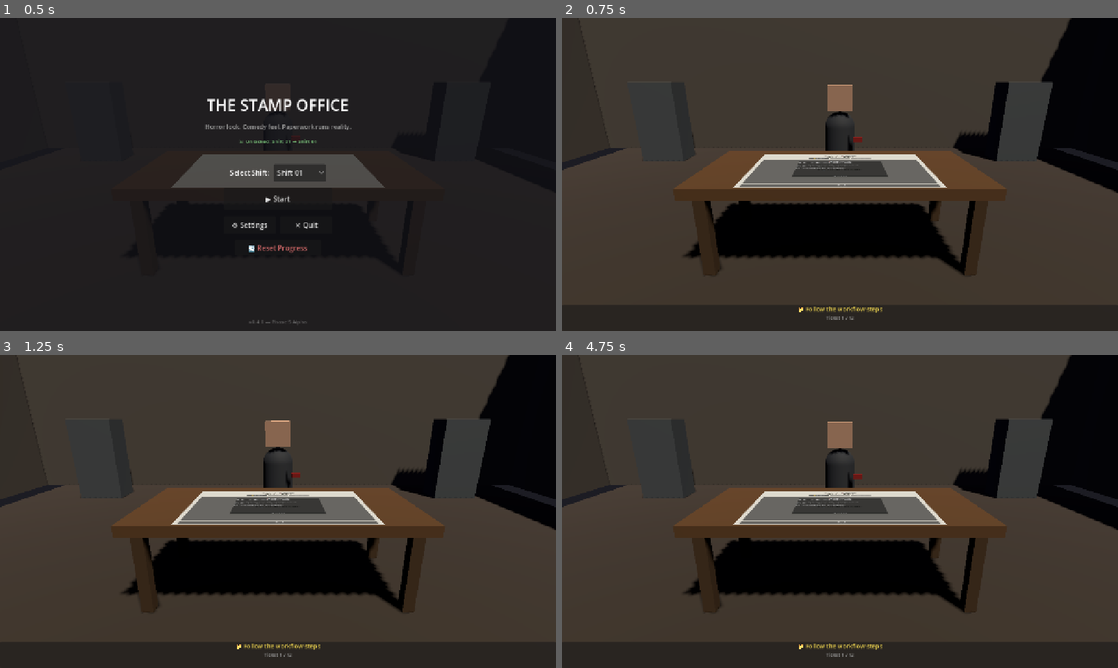
Above: before the commit, frames 1-4 (two rows, left to right).
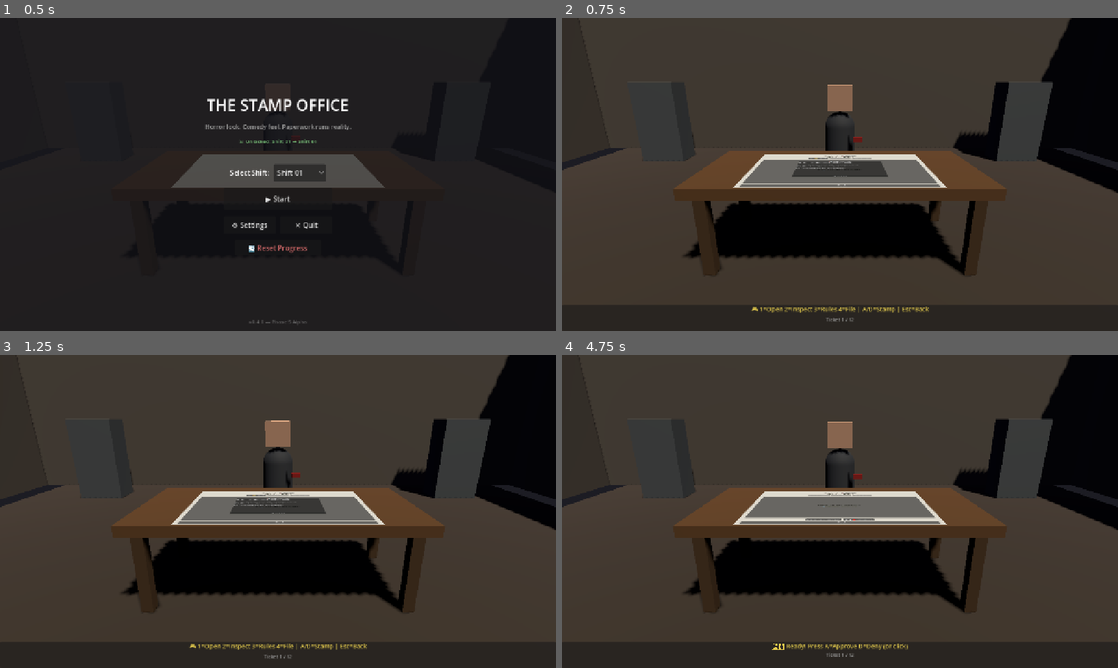
Above: after the commit, the same moments.

Repository: ThanhNguyxn/the-stamp-office
Game: Godot game, scene res://scenes/Main.tscn
The game is run twice, just before and just after one commit, with the same random seed, the same clock (stepped at 60 frames per second) and the same inputs.
Inputs (mouse positions are in pixels of both pictures, inside the frame that each line leads up to):
- Up to frame 1 (0.5 s): no input
- Up to frame 2 (0.75 s): click "▶ Start" at 0.5 s
- Up to frame 3 (1.25 s): no input
- Up to frame 4 (4.75 s): tap Enter at 1.25, 1.35, 2.75 s; move the mouse to (962, 495) at 1.27 s; hold D 1.28-2.03 s; click (962, 495) at 1.42 s; tap Space at 1.52, 1.82, 2, 2.27, 2.57, 3.5, 3.77, 4.07, 4.52 s; tap 1 at 1.55, 2.1 s; move the mouse to (728, 527) at 2.02 s; hold A 2.03-2.78 s; click (728, 527) at 2.17 s; tap B at 2.3, 2.85 s; move the mouse to (895, 442) at 2.77 s; hold D 2.78-4.28 s; click (895, 442) at 2.92 s; tap 2 at 3.05, 3.6 s; move the mouse to (812, 574) at 3.52 s; click (812, 574) at 3.67 s; tap 3 at 3.8, 4.35 s; move the mouse to (1006, 558) at 4.27 s; hold A from 4.28 s (still down); click (1006, 558) at 4.42 s; tap 4 at 4.55 s

Frame 1 is identical in both runs. In frame 2, 0.4% of the frame differs, in the area x 34-66%, y 44-98%; in frame 3, 0.4%; in frame 4, 1.3%, in the area x 32-68%, y 44-95%.

Commit message:
feat: add keyboard shortcuts for workflow and stamps

Diff:
--- a/game/scripts/Shift.gd
+++ b/game/scripts/Shift.gd
@@ -1,7 +1,7 @@
 extends Control
 ## Shift - Desk job workflow gameplay with world-space UI on 3D paper
 ## UI rendered to PaperViewport and displayed on 3D PaperScreen mesh
-## Input is raycasted from 3D camera to paper and forwarded to viewport
+## Input: mouse clicks on paper OR keyboard shortcuts
 ## FIXED: Safe World3D access with is_instance_valid checks to prevent null crashes
 
 # Paper viewport (contains the UI)
@@ -85,6 +85,9 @@
 # Requirements for current ticket
 var requires_inspect: bool = false
 var requires_rules: bool = false
+
+# Current allowed stamps (for keyboard selection)
+var current_allowed_stamps: Array = []
 
 func _ready() -> void:
 	# Get 3D references (null-safe)
@@ -226,17 +229,93 @@
 	if not is_instance_valid(paper_viewport) or not is_instance_valid(paper_screen):
 		return
 
-	# Create material with viewport texture
+	# Create material with viewport texture - brighter emission for readability
 	var mat = StandardMaterial3D.new()
 	mat.albedo_texture = paper_viewport.get_texture()
 	mat.emission_enabled = true
 	mat.emission = Color(1, 1, 1, 1)
-	mat.emission_energy_multiplier = 0.3
+	mat.emission_energy_multiplier = 0.6  # Increased for better visibility
 	mat.shading_mode = BaseMaterial3D.SHADING_MODE_UNSHADED
 	paper_screen.material_override = mat
 
-## Handle input - raycast to paper and forward to viewport
+## Process keyboard input for workflow shortcuts
+func _unhandled_key_input(event: InputEvent) -> void:
+	if not event is InputEventKey:
+		return
+
+	var key_event = event as InputEventKey
+	if not key_event.pressed:
+		return
+
+	# Handle Escape to close rulebook or go back
+	if key_event.keycode == KEY_ESCAPE:
+		if rulebook_popup and rulebook_popup.visible:
+			_close_rulebook()
+		elif not busy:
+			_back()
+		return
+
+	# Handle Space/Enter to close rulebook
+	if key_event.keycode == KEY_SPACE or key_event.keycode == KEY_ENTER:
+		if rulebook_popup and rulebook_popup.visible:
+			_close_rulebook()
+		return
+
+	# Handle event choices if event overlay is visible
+	if event_active and event_overlay and event_overlay.visible:
+		if key_event.keycode == KEY_A or key_event.keycode == KEY_1:
+			_on_event_choice_a()
+			return
+		elif key_event.keycode == KEY_B or key_event.keycode == KEY_2:
+			_on_event_choice_b()
+			return
+		return  # Don't process other keys during events
+
+	# Ignore workflow keys if rulebook is open
+	if rulebook_popup and rulebook_popup.visible:
+		return
+
+	# Don't process workflow keys when busy
+	if busy:
+		return
+
+	# Workflow shortcuts (1-4)
+	match key_event.keycode:
+		KEY_1:
+			_on_open_folder()
+		KEY_2:
+			_on_inspect()
+		KEY_3:
+			_on_check_rules()
+		KEY_4:
+			_on_file_ticket()
+		KEY_R:
+			_open_rulebook()
+		# Stamp shortcuts when ticket is filed
+		KEY_A:
+			if ticket_filed and "APPROVED" in current_allowed_stamps:
+				_stamp("APPROVED")
+		KEY_D:
+			if ticket_filed and "DENIED" in current_allowed_stamps:
+				_stamp("DENIED")
+		KEY_H:
+			if ticket_filed and "HOLD" in current_allowed_stamps:
+				_stamp("HOLD")
+		KEY_F:
+			if ticket_filed and "FORWARD" in current_allowed_stamps:
+				_stamp("FORWARD")
+		# Number keys 5-9 for stamps by index
+		KEY_5, KEY_6, KEY_7, KEY_8, KEY_9:
+			var stamp_index = key_event.keycode - KEY_5
+			if ticket_filed and stamp_index < current_allowed_stamps.size():
+				_stamp(current_allowed_stamps[stamp_index])
+
+## Handle mouse input - raycast to paper and forward to viewport
 func _input(event: InputEvent) -> void:
+	# Only handle mouse events here; keyboard handled by _unhandled_key_input
+	if not event is InputEventMouse:
+		return
+
 	# Early exit if raycast not ready
 	if not raycast_ready:
 		return
@@ -249,9 +328,6 @@
 	if not is_instance_valid(paper_viewport):
 		return
 	if not is_instance_valid(paper_screen):
-		return
-
-	if not event is InputEventMouse:
 		return
 
 	var mouse_event = event as InputEventMouse
@@ -414,6 +490,11 @@
 
 	if event_overlay:
 		event_overlay.visible = true
+
+	# Update toast with event controls
+	if toast:
+		toast.text = "⚠️ EVENT! Press A or B to choose"
+
 	_set_workflow_enabled(false)
 
 func _on_event_choice_a() -> void:
@@ -489,6 +570,9 @@
 	var t = tickets[i]
 	_compute_requirements(t)
 
+	# Store allowed stamps for keyboard selection
+	current_allowed_stamps = t.get("allowed_stamps", [])
+
 	if ticket_text:
 		ticket_text.text = t.get("text", "")
 	if attachment:
@@ -496,8 +580,10 @@
 		attachment.text = "📎 " + att if att != "" else "📎 N/A"
 	if progress:
 		progress.text = "Ticket %d / %d" % [i + 1, tickets.size()]
-	if toast:
-		toast.text = "📁 Follow the workflow steps"
+
+	# Show controls hint in toast
+	_show_controls_hint()
+
 	_update_meters()
 	_update_workflow_ui()
 
@@ -505,18 +591,23 @@
 		for c in stamp_buttons.get_children():
 			c.queue_free()
 
+## Show keyboard controls hint in toast
+func _show_controls_hint() -> void:
+	if toast:
+		toast.text = "🎮 1=Open 2=Inspect 3=Rules 4=File | A/D=Stamp | Esc=Back"
+
 func _update_workflow_ui() -> void:
 	if event_active:
 		return
 
 	if open_folder_btn:
-		open_folder_btn.text = "✓ Opened" if folder_opened else "📁 Open"
+		open_folder_btn.text = "[1] ✓ Opened" if folder_opened else "[1] 📁 Open"
 		open_folder_btn.disabled = folder_opened
 
 	if inspect_btn:
 		if requires_inspect:
 			inspect_btn.visible = true
-			inspect_btn.text = "✓ Done" if attachment_inspected else "🔍 Inspect"
+			inspect_btn.text = "[2] ✓ Done" if attachment_inspected else "[2] 🔍 Inspect"
 			inspect_btn.disabled = attachment_inspected or not folder_opened
 		else:
 			inspect_btn.visible = false
@@ -525,7 +616,7 @@
 	if check_rules_btn:
 		if requires_rules:
 			check_rules_btn.visible = true
-			check_rules_btn.text = "✓ OK" if rules_checked else "📋 Rules"
+			check_rules_btn.text = "[3] ✓ OK" if rules_checked else "[3] 📋 Rules"
 			check_rules_btn.disabled = rules_checked or not folder_opened
 		else:
 			check_rules_btn.visible = false
@@ -537,7 +628,7 @@
 		can_file = can_file and rules_checked
 
 	if file_ticket_btn:
-		file_ticket_btn.text = "✓ Filed" if ticket_filed else "📤 File"
+		file_ticket_btn.text = "[4] ✓ Filed" if ticket_filed else "[4] 📤 File"
 		file_ticket_btn.disabled = ticket_filed or not can_file
 
 	if ticket_filed:
@@ -558,13 +649,22 @@
 
 	for stamp in t.get("allowed_stamps", []):
 		var btn = Button.new()
-		btn.text = "🔴 " + stamp if stamp == "DENIED" else "🟢 " + stamp if stamp == "APPROVED" else "🟡 " + stamp
-		btn.custom_minimum_size = Vector2(100, 35)
+		# Add keyboard hint to button text
+		var key_hint = ""
+		match stamp:
+			"APPROVED": key_hint = "[A] "
+			"DENIED": key_hint = "[D] "
+			"HOLD": key_hint = "[H] "
+			"FORWARD": key_hint = "[F] "
+
+		var emoji = "🔴 " if stamp == "DENIED" else "🟢 " if stamp == "APPROVED" else "🟡 "
+		btn.text = key_hint + emoji + stamp
+		btn.custom_minimum_size = Vector2(120, 35)
 		btn.pressed.connect(_stamp.bind(stamp))
 		hbox.add_child(btn)
 
 	if toast:
-		toast.text = "🖋️ Ready to stamp!"
+		toast.text = "🖋️ Ready! Press A=Approve D=Deny (or click)"
 
 func _on_open_folder() -> void:
 	if event_active:
@@ -572,7 +672,7 @@
 	if not folder_opened:
 		folder_opened = true
 		if toast:
-			toast.text = "📂 Folder opened"
+			toast.text = "📂 Folder opened — next: [2] Inspect or [4] File"
 		_play_click()
 		_update_workflow_ui()
 
@@ -582,7 +682,7 @@
 	if folder_opened and not attachment_inspected:
 		attachment_inspected = true
 		if toast:
-			toast.text = "🔍 Attachment verified"
+			toast.text = "🔍 Attachment verified — next: [3] Rules or [4] File"
 		_play_click()
 		_update_workflow_ui()
 
@@ -603,7 +703,7 @@
 	if can_file and not ticket_filed:
 		ticket_filed = true
 		if toast:
-			toast.text = "📤 Ticket filed. Select stamp."
+			toast.text = "📤 Ticket filed — choose stamp: [A] Approve [D] Deny"
 		_play_click()
 		_update_workflow_ui()
 
@@ -615,9 +715,16 @@
 		contradiction += 1
 		_update_meters()
 		if toast:
-			toast.text = "⚠️ Process violation! Complete workflow first."
+			toast.text = "⚠️ Process violation! Complete workflow [1-4] first."
 		_play_error()
 		_play_tremor()
+		return
+
+	# Validate stamp is allowed
+	if name not in current_allowed_stamps:
+		if toast:
+			toast.text = "⚠️ Stamp not available for this ticket"
+		_play_error()
 		return
 
 	busy = true
@@ -756,7 +863,7 @@
 	if attachment:
 		attachment.text = "Thank you for your service."
 	if toast:
-		toast.text = "🎉 All tickets processed!"
+		toast.text = "🎉 All tickets processed! Press Esc to return."
 	if progress:
 		progress.text = "Mood: %+d | Contra: %d" % [mood, contradiction]
 
@@ -766,8 +873,8 @@
 
 		if shift_number < 10:
 			var next_btn = Button.new()
-			next_btn.text = "▶ Next"
-			next_btn.custom_minimum_size = Vector2(100, 35)
+			next_btn.text = "▶ Next Shift"
+			next_btn.custom_minimum_size = Vector2(120, 35)
 			next_btn.pressed.connect(_next_shift)
 			stamp_buttons.add_child(next_btn)
 
